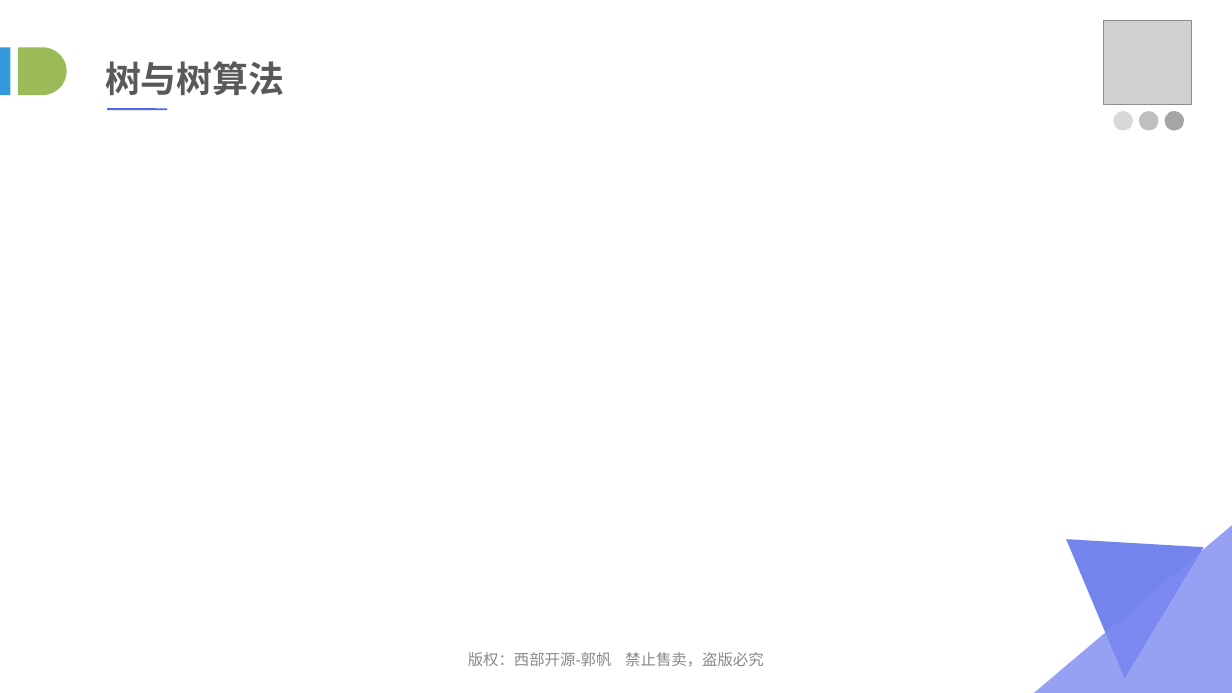
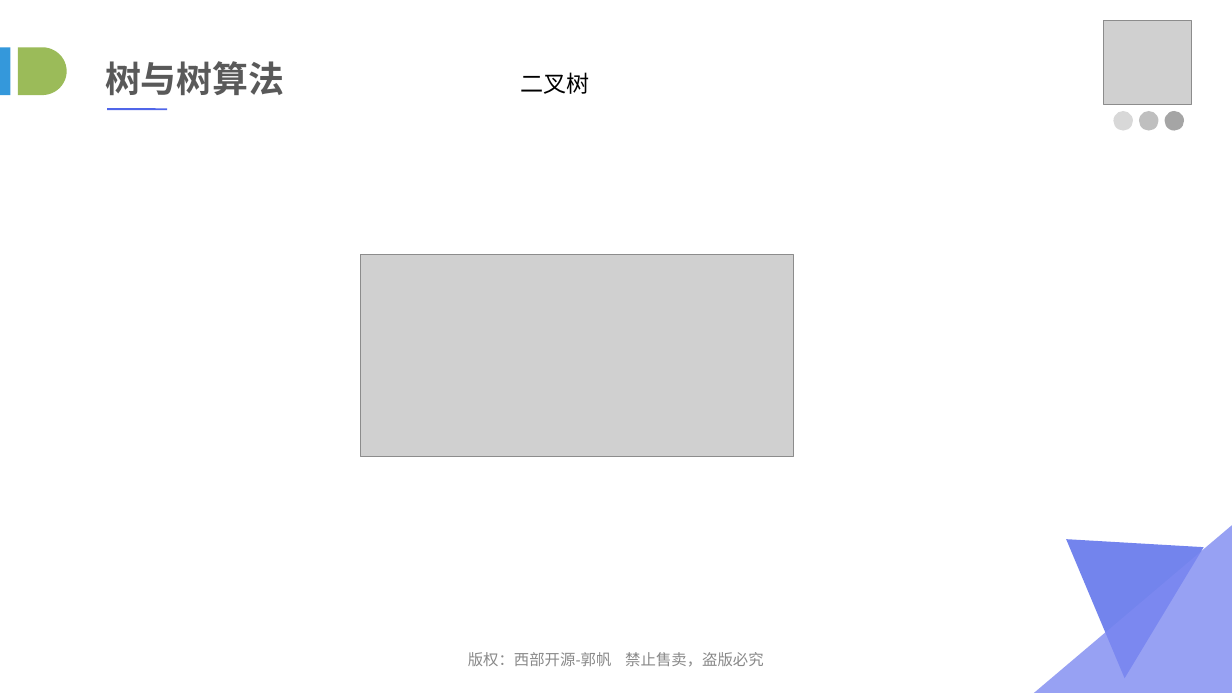
Before and after one commit to lvah/PPTSource, a slide deck: slide 8 of 03_数据结构与算法/07_树与二叉树.ppt (slide 12 before the commit). Drawn at 1232x693 pixels with LibreOffice and Linux fonts; fonts in the diff are those of the drawing; grey boxes stand for pictures. Boxes give left, top, right and bottom in pixels: in the first picture for what was removed or moved away, otherwise in the second. Text is boxed around its words. In the diff, an @@ line names an element or a change of style, - is before the commit and + after.

Commit message:
二叉树完成

```diff
--- a/03_数据结构与算法/07_树与二叉树.ppt
+++ b/03_数据结构与算法/07_树与二叉树.ppt
@@ text added at [520, 72, 589, 94], 18 pt, text #000000 @@
+二叉树
@@ picture added at [360, 255, 793, 457] @@
```
Also in this commit, not shown: 11 other slides changed, 15 slides added, 1 other file.
